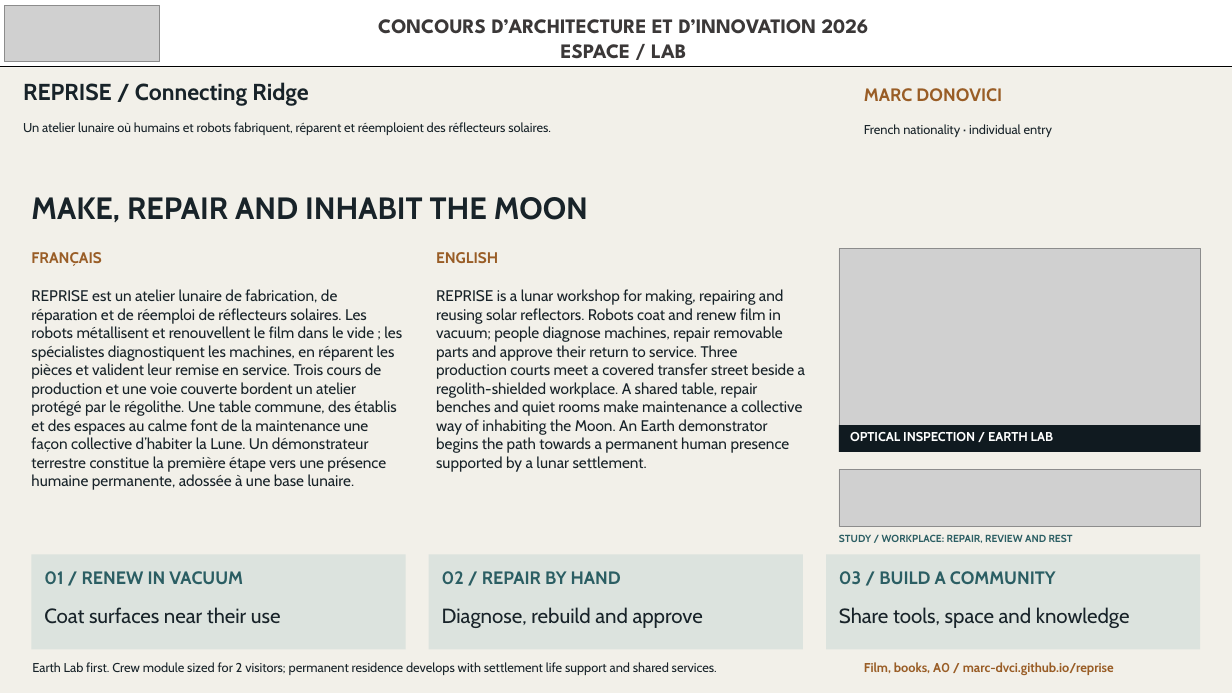
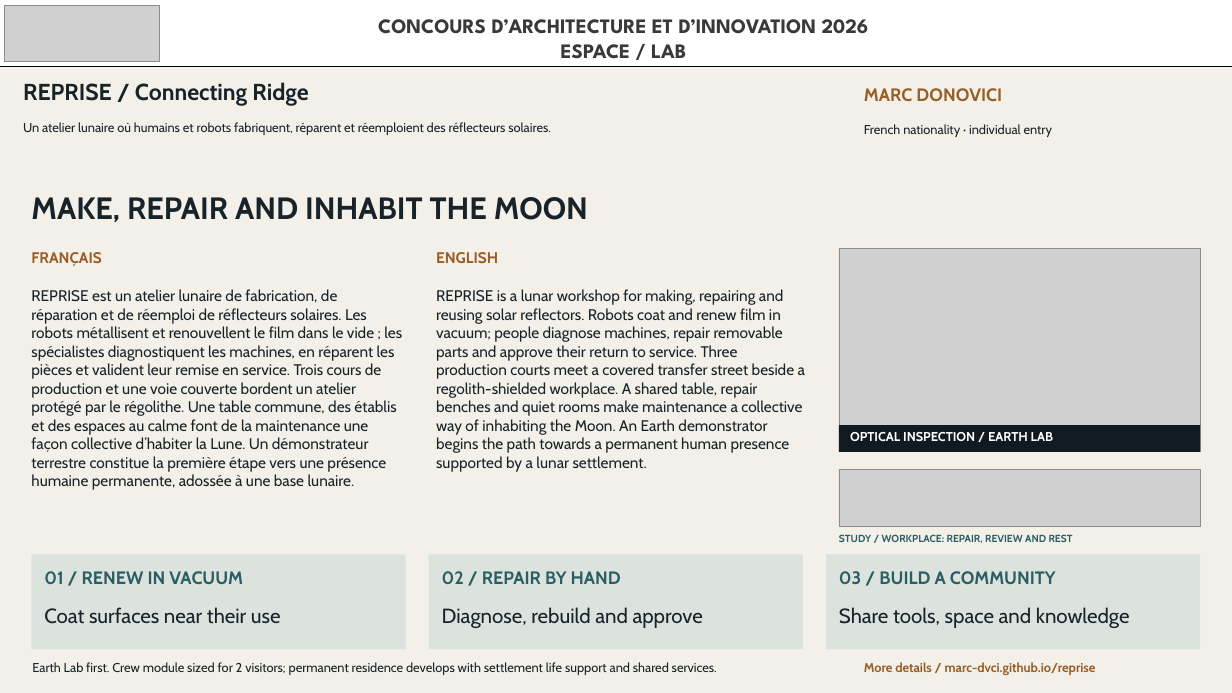
Before and after one commit to Marc-Dvci/reprise, a slide deck: slide 2 of projet.pptx. Drawn at 1232x693 pixels with LibreOffice and Linux fonts; fonts in the diff are those of the drawing; grey boxes stand for pictures. Boxes give left, top, right and bottom in pixels: in the first picture for what was removed or moved away, otherwise in the second. Text is boxed around its words. In the diff, an @@ line names an element or a change of style, - is before the commit and + after.

```diff
--- a/projet.pptx
+++ b/projet.pptx
@@ text at (864,662,1096,675): text changed @@
-Film, books, A0 / marc-dvci.github.io/reprise
+More details / marc-dvci.github.io/reprise
```
Also in this commit, not shown: 1 other slide changed, 15 other files.
